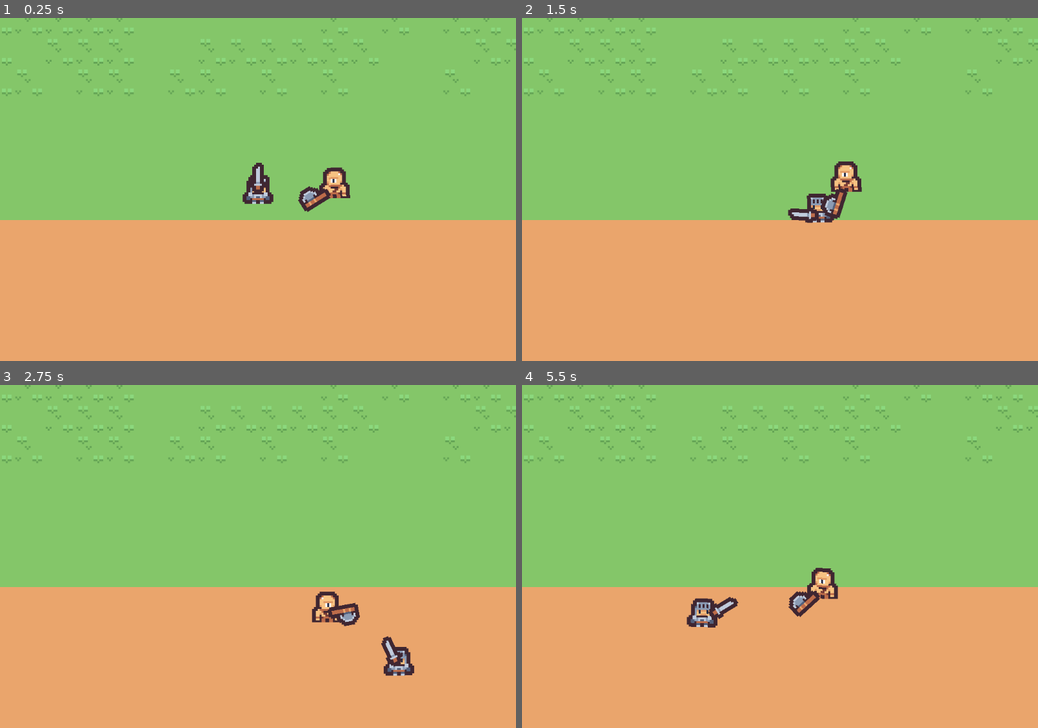
Above: before the commit, frames 1-4 (two rows, left to right).
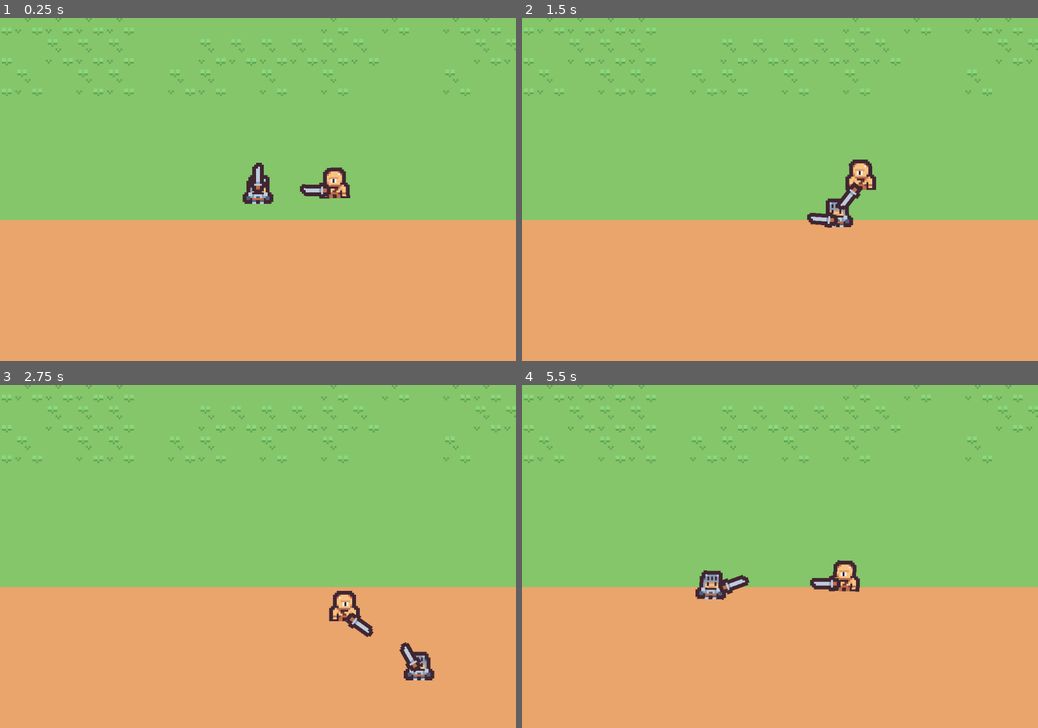
Above: after the commit, the same moments.

Repository: MohitWarrier/action-rpg
Game: Godot game, scene res://overworld.tscn
Same seed, same stepped clock (60 frames per second), same inputs: the game is played once before the commit and once after it.
Inputs (mouse positions are in pixels of both pictures, inside the frame that each line leads up to):
- Up to frame 1 (0.25 s): no input
- Up to frame 2 (1.5 s): move the mouse to (893, 172) at 0.52 s; hold D (move_right) 0.53-1.28 s; click (893, 172) at 0.6 s; move the mouse to (676, 206) at 1.27 s; hold S (move_down) from 1.28 s (still down); click (676, 206) at 1.35 s
- Up to frame 3 (2.75 s): move the mouse to (309, 481) at 2.02 s; release S (move_down) at 2.03 s; hold D (move_right) from 2.03 s (still down); click (309, 481) at 2.1 s
- Up to frame 4 (5.5 s): move the mouse to (754, 625) at 2.77 s; release D (move_right) at 2.78 s; hold W (move_up) 2.78-3.53 s; click (754, 625) at 2.85 s; move the mouse to (934, 607) at 3.52 s; hold A (move_left) 3.53-5.03 s; click (934, 607) at 3.6 s; move the mouse to (625, 505) at 4.27 s; click (625, 505) at 4.35 s; move the mouse to (805, 556) at 5.02 s; hold S (move_down) from 5.03 s (still down); click (805, 556) at 5.1 s

The runs differ from the first frame. In frame 1, 0.3% of the frame differs, in the area x 57-65%, y 48-57%; in frame 2, 1.6%; in frame 3, 1.6%; in frame 4, 2.2%, in the area x 31-66%, y 51-71%.

Commit message:
Added Ranged weapon and projectile logic
Ranged weapons can now be created in the game.
projectiles too

Diff:
--- /dev/null
+++ b/Scenes/Weapons/arrow.tscn
@@ -0,0 +1,23 @@
+[gd_scene load_steps=4 format=3 uid="uid://b68xlhcglnpcw"]
+
+[ext_resource type="Script" uid="uid://b7fiorxskmhkw" path="res://Scripts/Weapons/projectile.gd" id="1_5g1fh"]
+[ext_resource type="Texture2D" uid="uid://bxg4rbiy32ydv" path="res://Sprites/Items/Item_Arrow.tres" id="2_7sqmg"]
+
+[sub_resource type="RectangleShape2D" id="RectangleShape2D_sgylu"]
+size = Vector2(17, 5)
+
+[node name="Arrow" type="Area2D"]
+script = ExtResource("1_5g1fh")
+damage = 2
+speed = 150.0
+hit_force = 100.0
+
+[node name="Sprite2D" type="Sprite2D" parent="."]
+rotation = 0.7853982
+texture = ExtResource("2_7sqmg")
+
+[node name="CollisionShape2D" type="CollisionShape2D" parent="."]
+position = Vector2(1, 0)
+shape = SubResource("RectangleShape2D_sgylu")
+
+[connection signal="body_entered" from="." to="." method="_on_body_entered"]
--- /dev/null
+++ b/Scenes/Weapons/bow.tscn
@@ -0,0 +1,18 @@
+[gd_scene load_steps=4 format=3 uid="uid://cee23xtx3hgiu"]
+
+[ext_resource type="Script" uid="uid://cfvtiivi0d68r" path="res://Scripts/Weapons/ranged_weapon.gd" id="1_kjin7"]
+[ext_resource type="PackedScene" uid="uid://b68xlhcglnpcw" path="res://Scenes/Weapons/arrow.tscn" id="2_hk5d7"]
+[ext_resource type="Texture2D" uid="uid://mr0hxyrg04io" path="res://Sprites/Items/Item_Bow.tres" id="3_r4t6c"]
+
+[node name="Bow" type="Node2D"]
+script = ExtResource("1_kjin7")
+projectile_scene = ExtResource("2_hk5d7")
+range = 100.0
+use_rate = 1.0
+
+[node name="Sprite2D" type="Sprite2D" parent="."]
+position = Vector2(10, 0)
+texture = ExtResource("3_r4t6c")
+
+[node name="Muzzle" type="Node2D" parent="."]
+position = Vector2(5, 0)
--- a/Scripts/Character/character.gd
+++ b/Scripts/Character/character.gd
@@ -24,7 +24,9 @@
 
 	if current_hp <= 0:
 		die()
-
+	else:
+		damage_taken.emit(force)
+		health_changed.emit()
 
 func die() -> void:
 	pass
--- a/Scripts/Character/character_visual.gd
+++ b/Scripts/Character/character_visual.gd
@@ -8,7 +8,7 @@
 
 # Called when the node enters the scene tree for the first time.
 func _ready() -> void:
-	pass # Replace with function body.
+	character.damage_taken.connect(on_damage_taken)
 
 
 # Called every frame. 'delta' is the elapsed time since the previous frame.
@@ -22,3 +22,9 @@
 		target_rotation = sin(time * wobble_speed) * wobble_amount
 
 	rotation_degrees = lerpf(rotation_degrees, target_rotation, delta * 20)
+
+
+func on_damage_taken(direction: Vector2) -> void:
+	modulate = Color.BLACK
+	await get_tree().create_timer(0.1).timeout
+	modulate = Color.WHITE
--- a/Scripts/Weapons/equip_item.gd
+++ b/Scripts/Weapons/equip_item.gd
@@ -6,6 +6,10 @@
 var aim_angle: float
 var owner_character: Character
 var can_use: bool = true
+
+
+func _ready() -> void:
+	last_use_time = Time.get_unix_time_from_system()
 
 func _process(delta: float) -> void:
 	global_rotation = lerp_angle(global_rotation, aim_angle, 40 * delta)
--- /dev/null
+++ b/Scripts/Weapons/projectile.gd
@@ -0,0 +1,25 @@
+class_name Projectile
+extends Area2D
+
+@export var damage: int
+@export var speed: float
+@export var hit_force: float
+var owner_character: Character
+
+
+func _process(delta: float) -> void:
+	translate(transform.x * speed * delta)
+
+
+func initialize(owner: Character) -> void:
+	owner_character = owner
+
+
+func _on_body_entered(body: Node2D) -> void:
+	if body is not Character:
+		return
+	if body == owner_character:
+		return
+
+	body.take_damage(damage, transform.x * hit_force)
+	queue_free()
--- /dev/null
+++ b/Scripts/Weapons/ranged_weapon.gd
@@ -0,0 +1,14 @@
+class_name RangedWeapon
+extends Weapon
+
+@export var projectile_scene: PackedScene
+
+@onready var muzzle: Node2D = $Muzzle
+
+func use() -> void:
+	var projectile = projectile_scene.instantiate()
+	get_tree().root.get_node("/root/Main").add_child(projectile)
+	projectile.global_position = muzzle.global_position
+	projectile.global_rotation = global_rotation
+
+	projectile.initialize(owner_character)
--- a/overworld.tscn
+++ b/overworld.tscn
@@ -8,7 +8,6 @@
 [ext_resource type="Script" uid="uid://cspooyochquop" path="res://Scripts/Character/enemy.gd" id="5_m4qw5"]
 [ext_resource type="Texture2D" uid="uid://delaw40asu4s2" path="res://Sprites/Characters/Character_Cyclops.tres" id="6_87uyu"]
 [ext_resource type="PackedScene" uid="uid://njx75vipy5xj" path="res://Scenes/Weapons/sword.tscn" id="6_lgqhf"]
-[ext_resource type="PackedScene" uid="uid://b57te5syuobpi" path="res://Scenes/Weapons/axe.tscn" id="6_p0ssl"]
 [ext_resource type="Script" uid="uid://d3yxh130tq8wk" path="res://Scripts/Character/enemy_weapons.gd" id="9_lgqhf"]
 
 [sub_resource type="CapsuleShape2D" id="CapsuleShape2D_v726c"]
@@ -60,4 +59,4 @@
 [node name="EnemyWeapons" type="Node2D" parent="Enemy"]
 position = Vector2(0, 4)
 script = ExtResource("9_lgqhf")
-weapon_to_equip = ExtResource("6_p0ssl")
+weapon_to_equip = ExtResource("6_lgqhf")
Not shown, added: Scripts/Weapons/projectile.gd.uid
Not shown, added: Scripts/Weapons/ranged_weapon.gd.uid
Not shown: 1 places in overworld.tscn that only renumber resources
